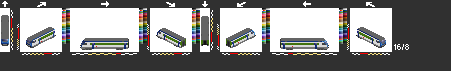
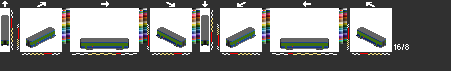
Layers edited between the first and the second 451×71 image:
hid "bt3", painted on it over (1, 15, 385, 50)
added layer "b4" above "b3" over (1, 15, 386, 49)
hid "ewivs" over (1, 15, 386, 50)
added layer "ewiv" above "ec08" over (1, 15, 386, 50)
